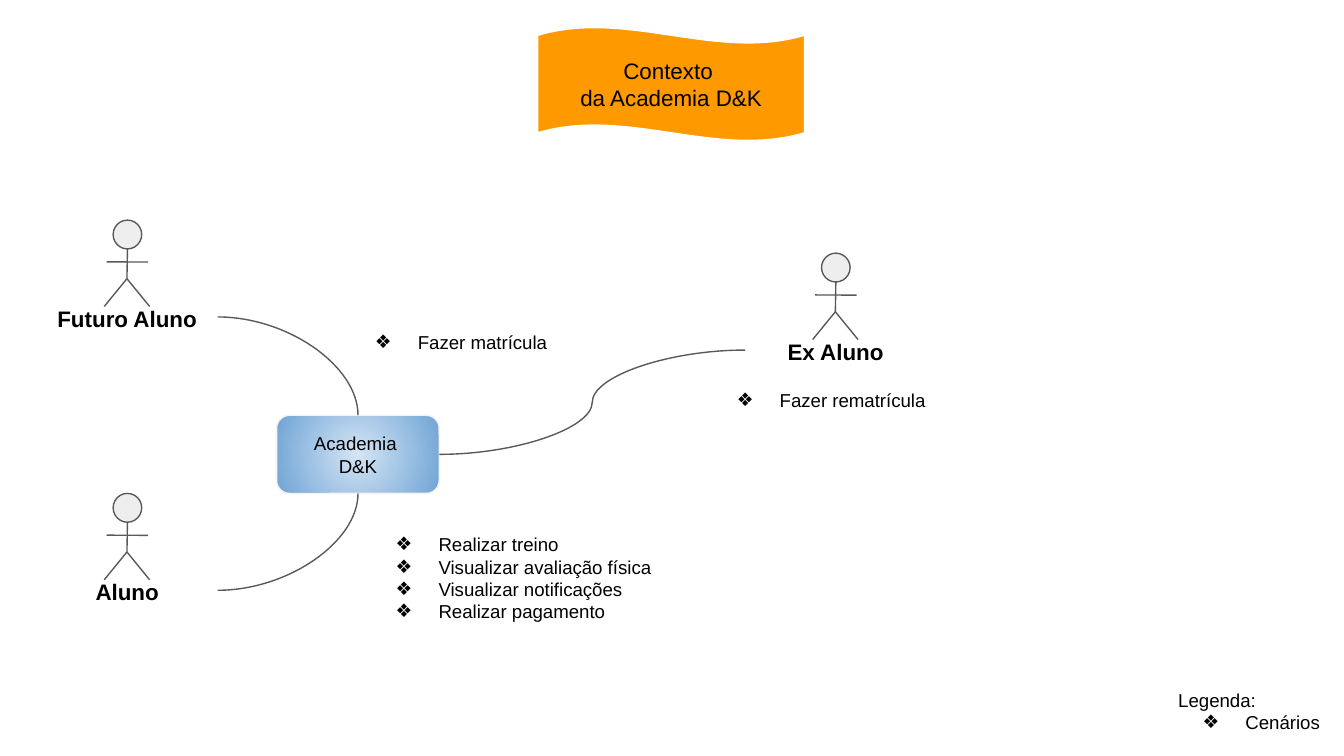
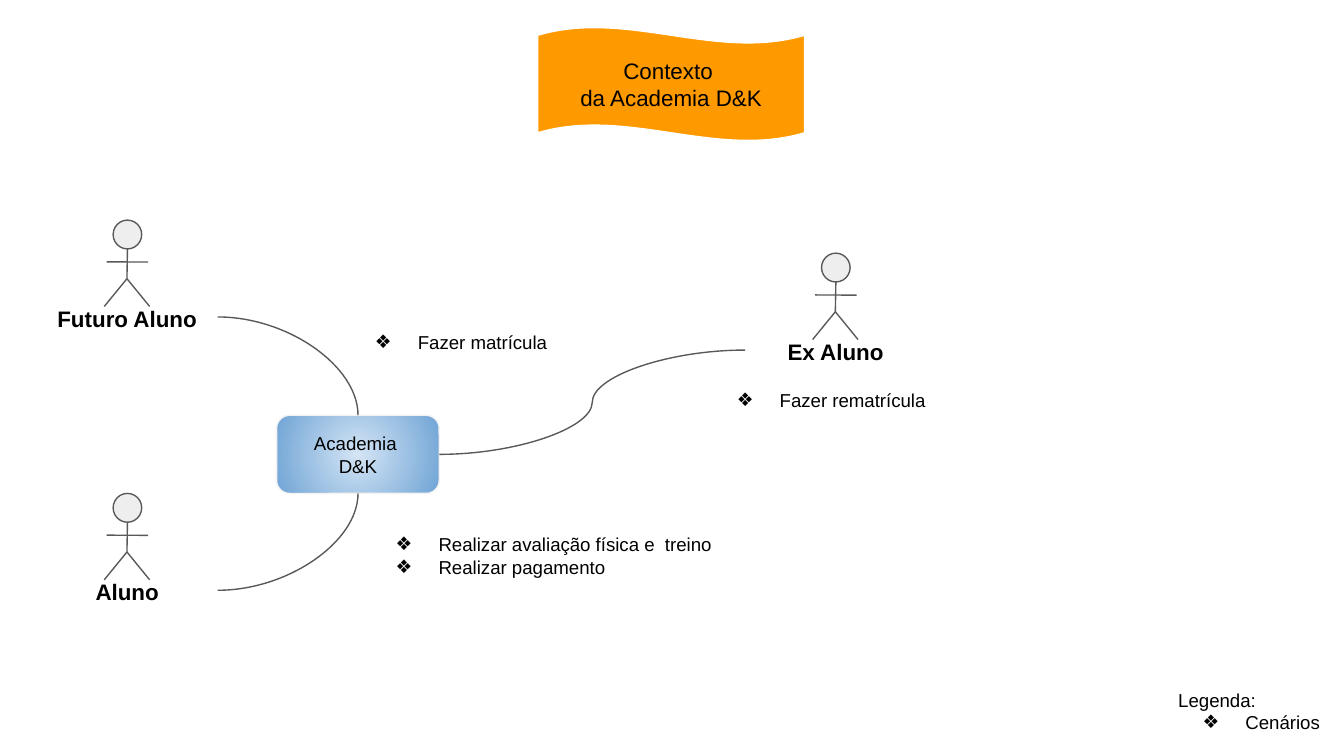
Before and after one commit to Feaugust/Oficinas-de-Projetos-de-Empresas--D-K, a slide deck: slide 1 of 15. Arquitetura de Negócio para cada Cenário.pptx. Drawn at 1344x756 pixels with LibreOffice and Linux fonts; fonts in the diff are those of the drawing. Boxes give left, top, right and bottom in pixels: in the first picture for what was removed or moved away, otherwise in the second. Text is boxed around its words. In the diff, an @@ line names an element or a change of style, - is before the commit and + after.

```diff
--- a/15. Arquitetura de Negócio para cada Cenário.pptx
+++ b/15. Arquitetura de Negócio para cada Cenário.pptx
@@ text at <box>439,537,712,555</box>: text changed @@
-❖ Realizar treino
-❖ Visualizar avaliação física
-❖ Visualizar notificações
+❖ Realizar avaliação física e treino
```
Also in this commit, not shown: 4 other slides changed, 4 slides removed, 19 other files.
